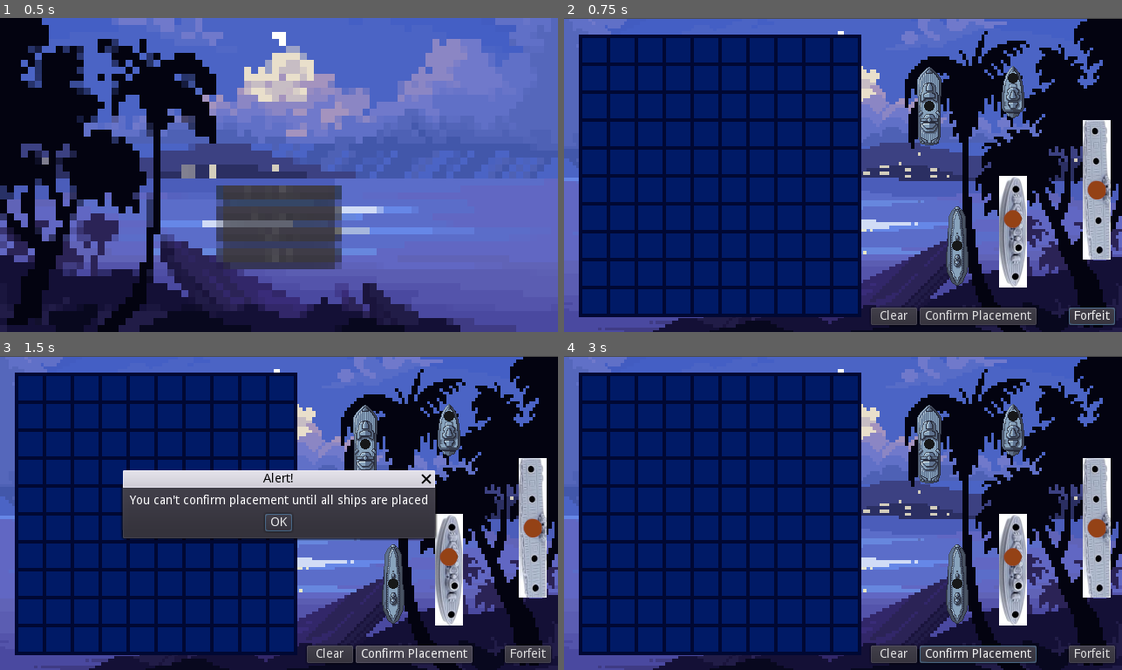
Above: before the commit, frames 1-4 (two rows, left to right).
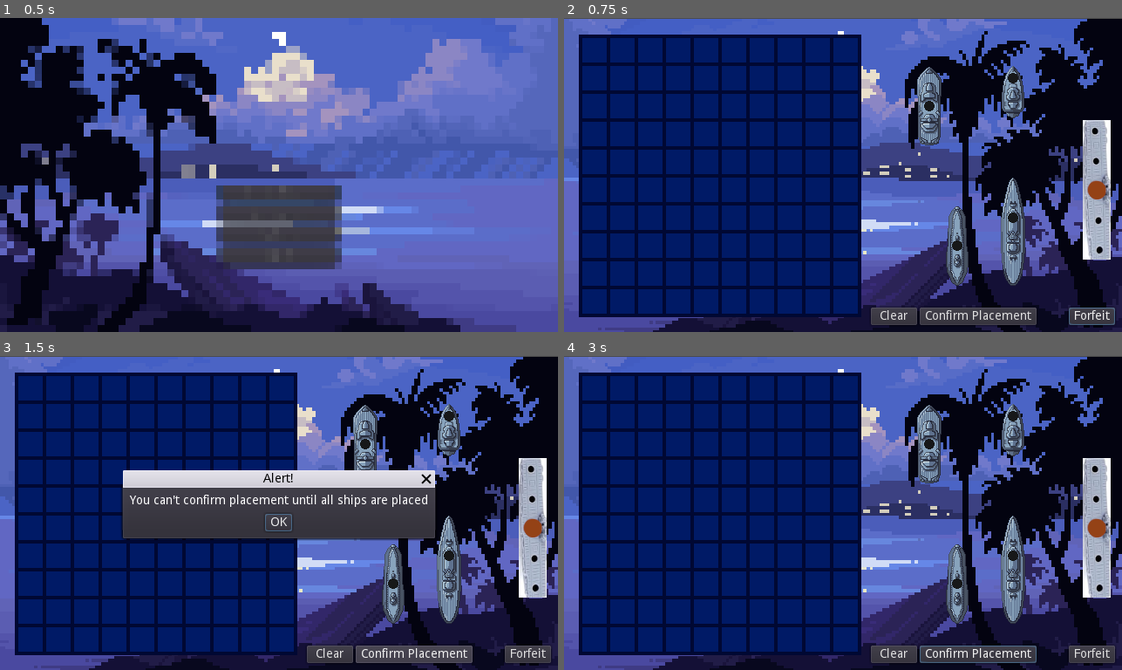
Above: after the commit, the same moments.

Repository: JohnBreaux/Boat-Battle
Game: Godot game, scene res://scenes/Main.tscn
Same seed, same stepped clock (60 frames per second), same inputs: the game is played once before the commit and once after it.
Inputs:
- Up to frame 1 (0.5 s): no input
- Up to frame 2 (0.75 s): click "Single Player" at 0.5 s
- Up to frame 3 (1.5 s): click "Confirm Placement" at 1.25 s
- Up to frame 4 (3 s): click "Confirm Placement" at 2 s; click "OK" at 2.75 s

Frame 1 is identical in both runs. In frame 2, 1.7% of the frame differs, in the area x 77-83%, y 50-86%; in frame 3, 1.7%; in frame 4, 1.7%.

Commit message:
Created Sprite for Ship4

Diff:
--- a/godot_ship/scenes/ships/4Ship.tscn
+++ b/godot_ship/scenes/ships/4Ship.tscn
@@ -1,7 +1,7 @@
 [gd_scene load_steps=4 format=2]
 
 [ext_resource path="res://script/game/moveShip.gd" type="Script" id=1]
-[ext_resource path="res://assets/game/4longShipS.png" type="Texture" id=2]
+[ext_resource path="res://assets/game/4Ship.png" type="Texture" id=2]
 
 [sub_resource type="RectangleShape2D" id=1]
 extents = Vector2( 16, 64 )
@@ -12,7 +12,7 @@
 custom_integrator = true
 script = ExtResource( 1 )
 
-[node name="4longShipS" type="Sprite" parent="."]
+[node name="4Ship_Sprite" type="Sprite" parent="."]
 position = Vector2( 0, 16 )
 texture = ExtResource( 2 )
 
Binary file added: godot_ship/assets/game/4Ship.png
Not shown, added: godot_ship/assets/game/4Ship.png.import
